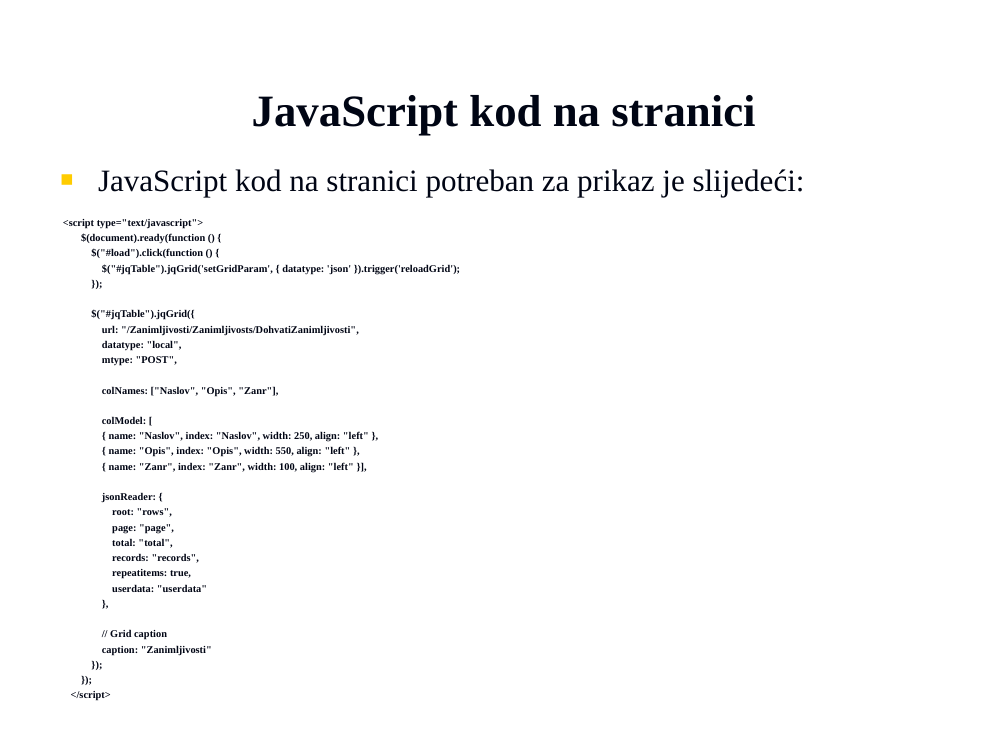
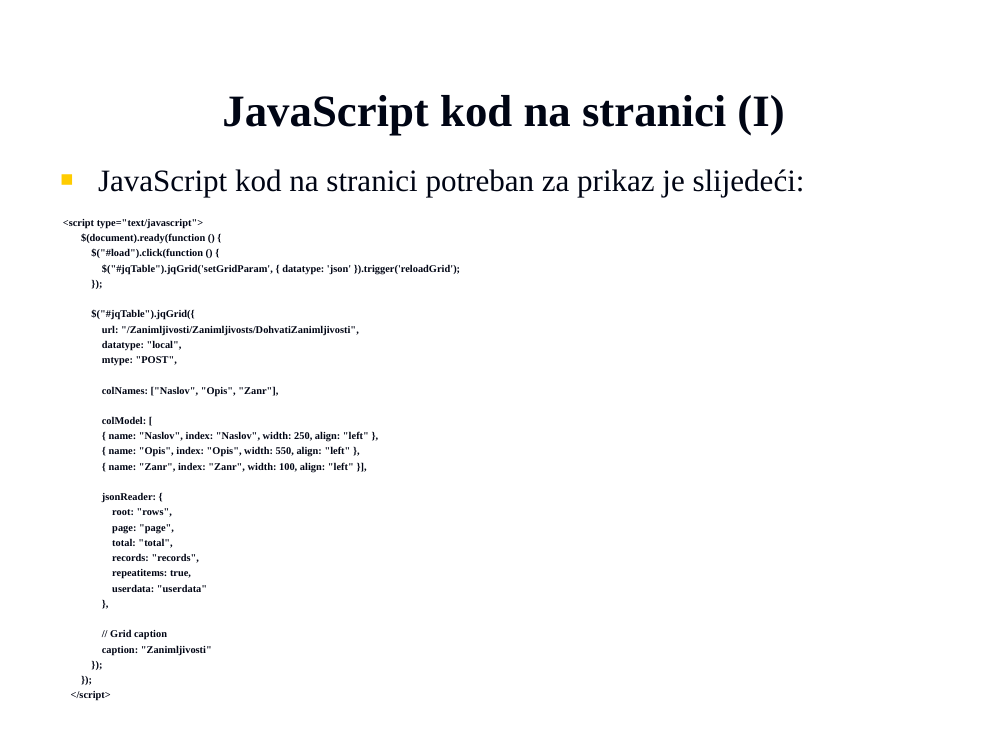
Before and after one commit to vzdesic/PZI, a slide deck: slide 11 of PPTs/18 MVC jqgrid.ppt (slide 9 before the commit). Drawn at 1008x756 pixels with LibreOffice and Linux fonts; fonts in the diff are those of the drawing; background and template pictures are left out. Boxes give left, top, right and bottom in pixels: in the first picture for what was removed or moved away, otherwise in the second. Text is boxed around its words. In the diff, an @@ line names an element or a change of style, - is before the commit and + after.

```diff
--- a/PPTs/18 MVC jqgrid.ppt
+++ b/PPTs/18 MVC jqgrid.ppt
@@ title at box(222, 95, 784, 135): text changed @@
-JavaScript kod na stranici
+JavaScript kod na stranici (I)
```
Also in this commit, not shown: 2 other slides changed, 4 slides added, 1 other file.
